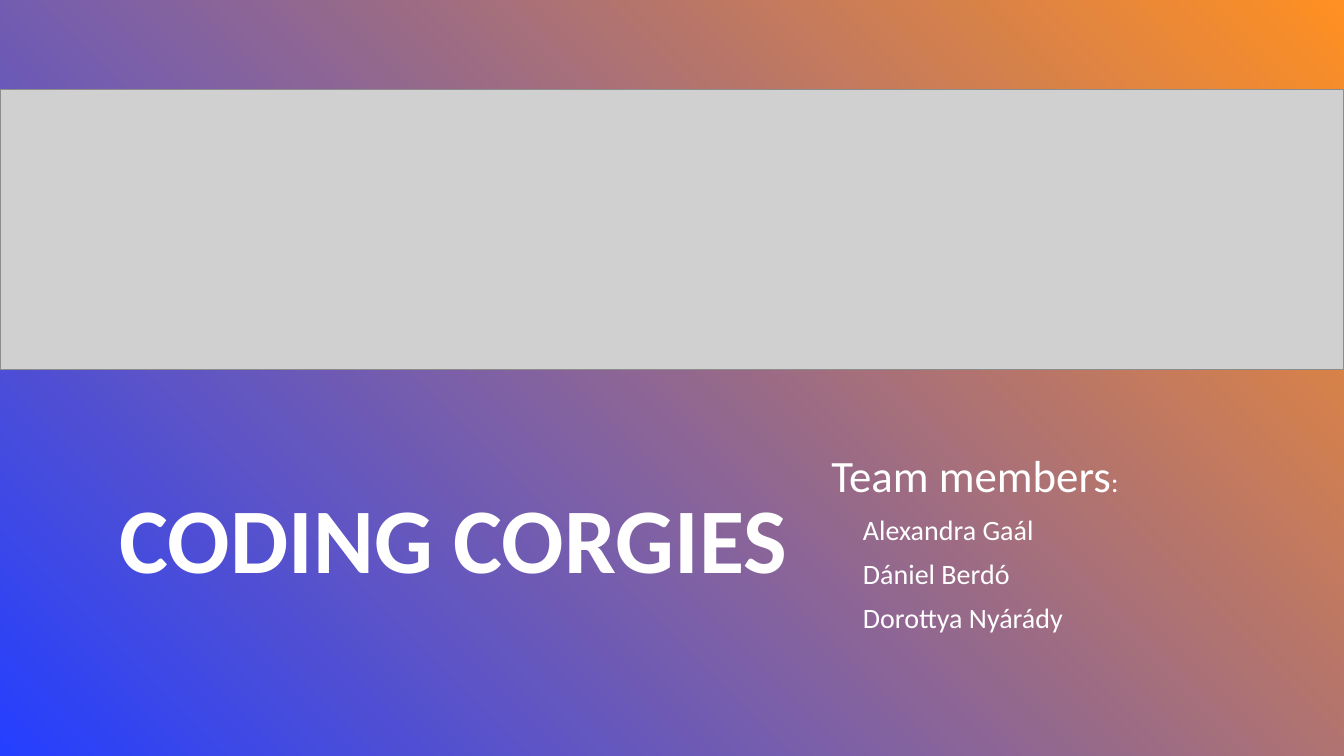
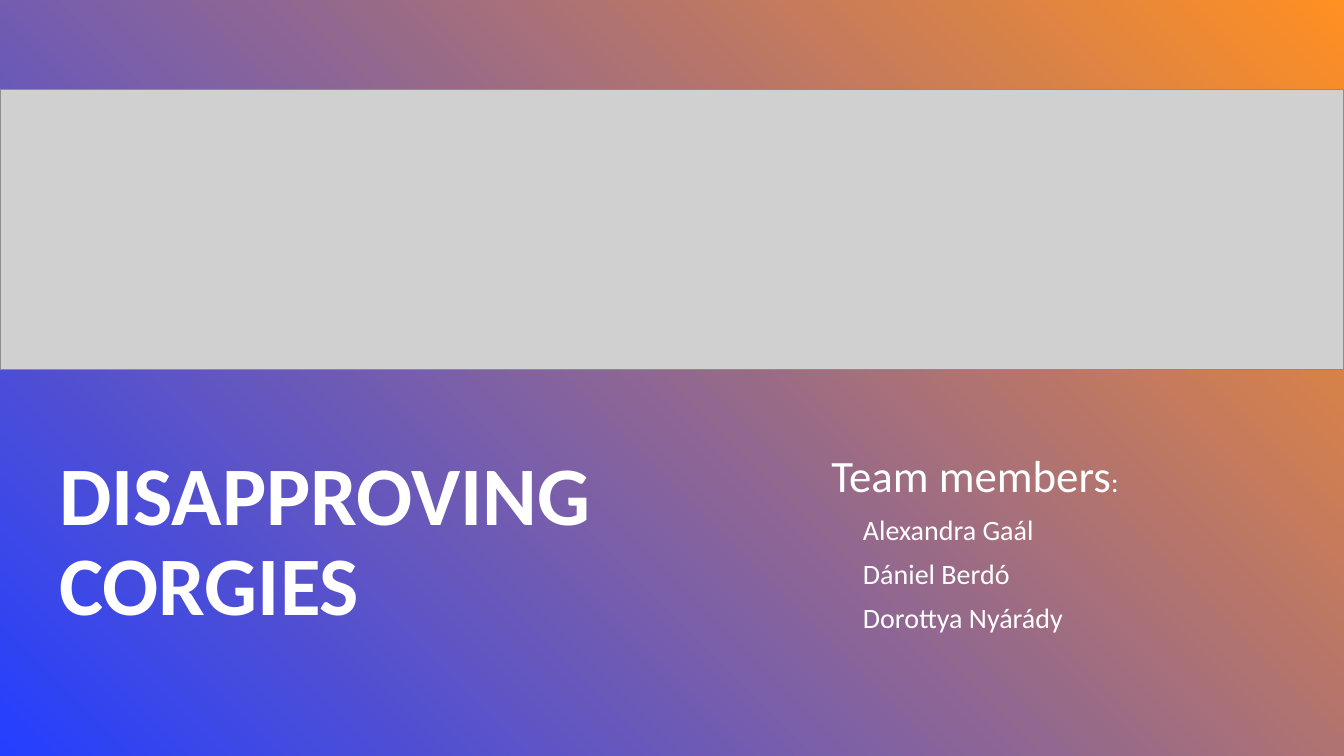
Before and after one commit to gaalszandi/visual_speech_recognition, a slide deck: slide 1 of Documentation/Coding Corgies.pptx. Drawn at 1344x756 pixels with LibreOffice and Linux fonts; fonts in the diff are those of the drawing; grey boxes stand for pictures. Boxes give left, top, right and bottom in pixels: in the first picture for what was removed or moved away, otherwise in the second. Text is boxed around its words. In the diff, an @@ line names an element or a change of style, - is before the commit and + after.

Commit message:
update presentation

```diff
--- a/Documentation/Coding Corgies.pptx
+++ b/Documentation/Coding Corgies.pptx
@@ title at (59,457,591,616): text changed; size 66 to 59.4 pt @@
-CODING CORGIES
+DISAPPROVING
+CORGIES
```
